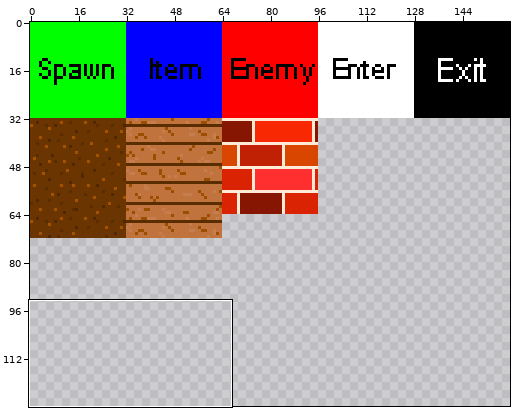
A sprite sheet gets an edit: assets/worlds/1/tileset.png. The picture above shows the old version from afar; the outline marks the close-up.
Close-up. The starting point:
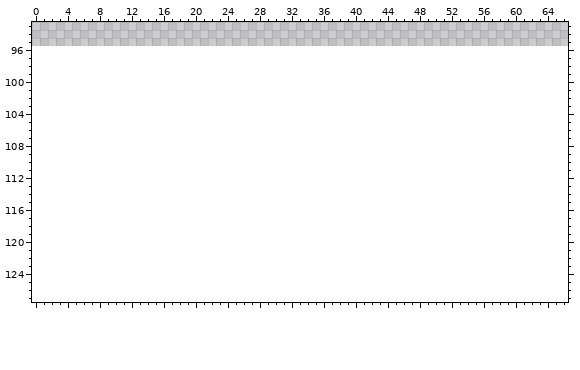
The file is 160x96 pixels. Colours within 5 levels of each other are drawn and written as one. Shown: x 0..66, y 93..127. The old version is drawn lined up with the new one, on the new canvas.
Once edited:
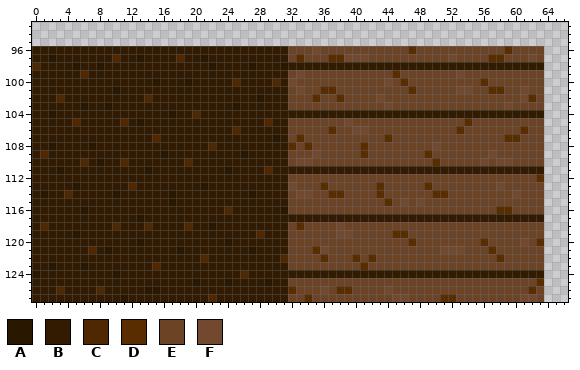
Palette (. is transparent): A #2a1700  B #321b00  C #4f2700  D #592d00  E #6d4325  F #72492e
Diff:
canvas 160x96 -> 160x128
@@ x 0..66 @@
  95 ...................................................................
- 96 ...................................................................
- 97 ...................................................................
- 98 ...................................................................
- 99 ...................................................................
-100 ...................................................................
-101 ...................................................................
-102 ...................................................................
-103 ...................................................................
-104 ...................................................................
-105 ...................................................................
-106 ...................................................................
-107 ...................................................................
-108 ...................................................................
-109 ...................................................................
-110 ...................................................................
-111 ...................................................................
-112 ...................................................................
-113 ...................................................................
-114 ...................................................................
-115 ...................................................................
-116 ...................................................................
-117 ...................................................................
-118 ...................................................................
-119 ...................................................................
-120 ...................................................................
-121 ...................................................................
-122 ...................................................................
-123 ...................................................................
-124 ...................................................................
-125 ...................................................................
-126 ...................................................................
-127 ...................................................................
+ 96 BBBBBBBBBBBBBBBBBBBBBBBBBBBBBBBBEEEFEEEEEEEEEEEDEEEEEEEEEEEDEEEE...
+ 97 BBABBBBBBBCBBABBBBCBBABBBBBBBBBBEDEEEDDFFFEEEEEEEEEEFEEEEDDEEEFE...
+ 98 CBBBBABBABBBBBBBBBBBBBABBBBABBBABBBBBBBBBBBBBBBBBBBBBBBBBBBBBBBB...
+ 99 BBBBBBCBBBBBBBBBBBBBBBBBBBBBBBBBEFEEEEEEEEEEEDEEEEEEEFEEEEEEEEEE...
+100 BBBBBBBBBBBBBBBABBBABBBBBCBBBBCBFEEEEEEEEEEEFEDEEEEEEEEEDEEEEEEE...
+101 BBBBBBBBBBABBBBBBBBBBBBBBBBBBBBBEFEEDDEEEEEEEEEDEEEEEFFEEDDEEFEE...
+102 BBBCBBBBBBBBBBCBBBBBBBBBBBBBABBBEEEDEEDEEEEFEEEEEEEEEEEEEEEEEFDE...
+103 BBBBBBABBABBBBBBBBBBBBBBBABBBBBBEEEEEEEEEEEEFEEEEEEEEEEEEEEFEEEE...
+104 BBABBBBBBBBBBBBBBABBCBBBBBBBBBBBBBBBBBBBBBBBBBBBBBBBBBBBBBBBBBBB...
+105 BBBBBCBBBBBCBABBBBBBBBBBBBBBBCBBEEEEEEEFEEEEEEEEEEEEEEDEEEEEEEEE...
+106 BBBBBBBBBBBBBBBBBBBBBBBBBCBBBBBBEEEEEDEEFFEEEEEEEEEEEDEEEEEEEDEE...
+107 BBBBBBBBBBBBBBBCBBBBBBBBBBBBBBABEDEEEEEEEEEEDEEEEEEEEEEEEEEDDEEE...
+108 BBABBBBABBBBBBBBBBBBBBCBBBBBBBBBDEDEEEEEEDEEEEEEEEFEEEEEEEEEEEEE...
+109 BCBBBBBBBBBBBBBBABBBBBBBBBABBBBBEEEFEEEEEDEEEEEEEDEEEEEEEFEEEEEE...
+110 BBBBBBCBABBCBBBBBBBCBBBBBBBBBBBBEFFEEEEEEEEEEEEEEEDEEEEEFEFFEEEE...
+111 BBBABBBBBBBBBBABBBBBBBBBABBBBCBBBBBBBBBBBBBBBBBBBBBBBBBBBBBBBBBB...
+112 BBBBBBBBBBBBBBBBBBBBBBBBBBBBBBBBEEEEEEEEEEEEEEEEEEEEEEEEEEEEEEED...
+113 BBBBBABBBBBBCBBBBBBBBABBBBBBBBBBFEEEDEEEEEEDEEEEEDEEEEEEEEFEEEEE...
+114 BABBCBBBBBABBBBBBABBBBBBBBBABBBBEFFEEDDEEEEDEEEEEEDDEEEEEEEEFEEE...
+115 BBBBBBBBBBBBBBBBBABBBBBBBBBBBBBBEEEEEEEEEEEEDEFEFEEEEEEEEEEEEEEE...
+116 BBBBBBABBBBBBBBBBBBBBBBBCBBBBBBAEEEEEEEEEEEEEEEEEEEEEEEEEEDDEEEE...
+117 BBBBBBBBBBBBBABBBBBBBBBBBBBBBBBBBBBBBBBBBBBBBBBBBBBBBBBBBBBBBBBB...
+118 BCBBBBBBBBCBBBCBBBBCBBABBBBBBBBBEDEEEEFEEEEEEEEEEEEEEEEEEEEEEEEE...
+119 BBBBBABBBBBBBBBBBBBBBBBBBBBBCBBBEEEEEEFFEEEEEDDEEEEEEEEEEEEEEEEE...
+120 BBBBBBBBBBBBBABBBBBBBBBBABBBBBBBEEEEEEEEEEEEEEEDEEEEEEEEDEEEEFED...
+121 BBBBBBBCBABBBBBBBBABBBBBBBBABBBBEEEDFEEEEEEEEEEEEEEFFFEEEDEEEEEE...
+122 BBBBBBBBBBBBBBBBBBBBBCBBBBBBBBBCEEEEDEEEDEDEEEEEEEEEEEEEEEDEEEEE...
+123 BBABBBABBBBBBBBCBBBBBBBBBBBBBBBBEEEEEEEEEDEEEEEEEEEEEEEEEEEEEEEE...
+124 ABBBBBBBBBABBBBBBBBBBBBBBBCBBBBBBBBBBBBBBBBBBBBBBBBBBBBBBBBBBBBB...
+125 BBBBBBBBBBBBBBBBBBBBABBBABBBBABBEEEEEEEEEEEEEEEEEEEEEEEEEEEEEEED...
+126 BBBCBBBBCBBBBBAABBBBBBBBBBBBBBBBDEEEFEDDEEEEFEEEEEEEEEEEEEEEEEDE...
+127 BBBBBBBBBBBABBBBBBBBBBCBBBBBBBBBEEDEEEEEEEEEEFFEEEEDDEEEEEEEEFFE...
